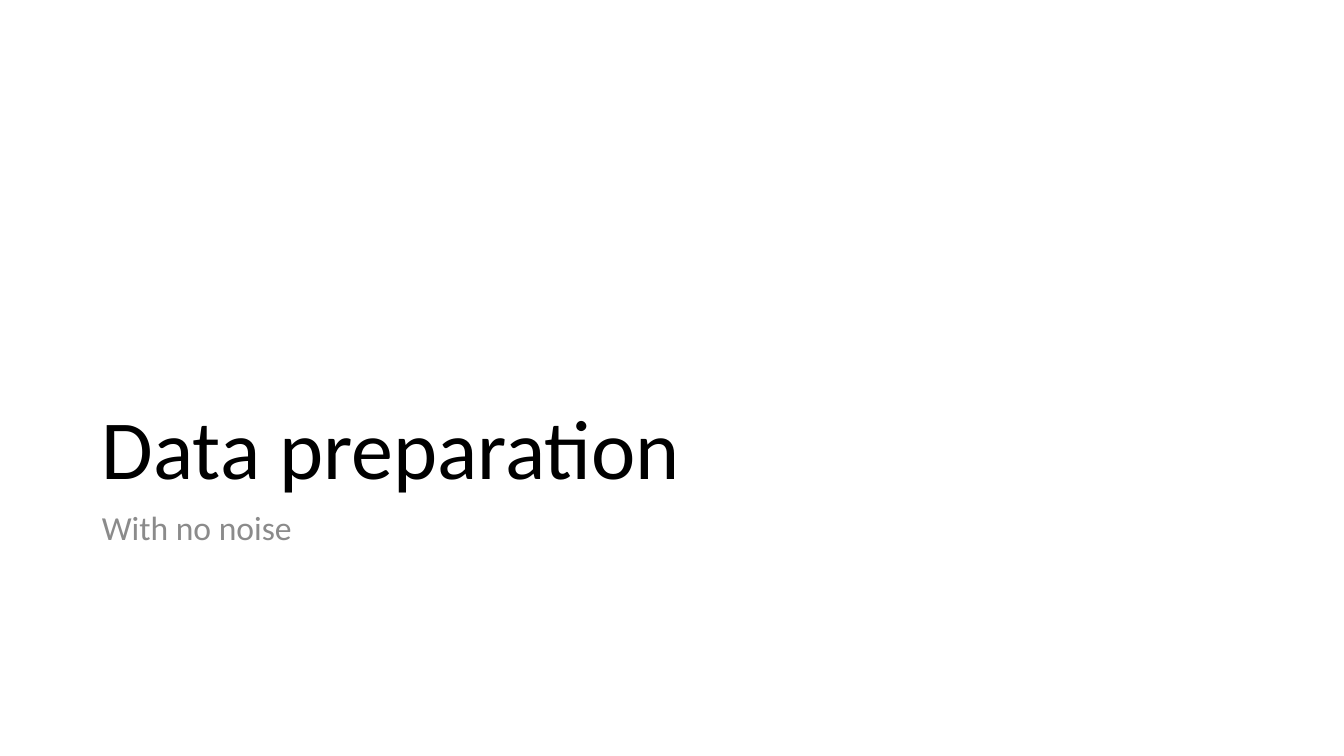
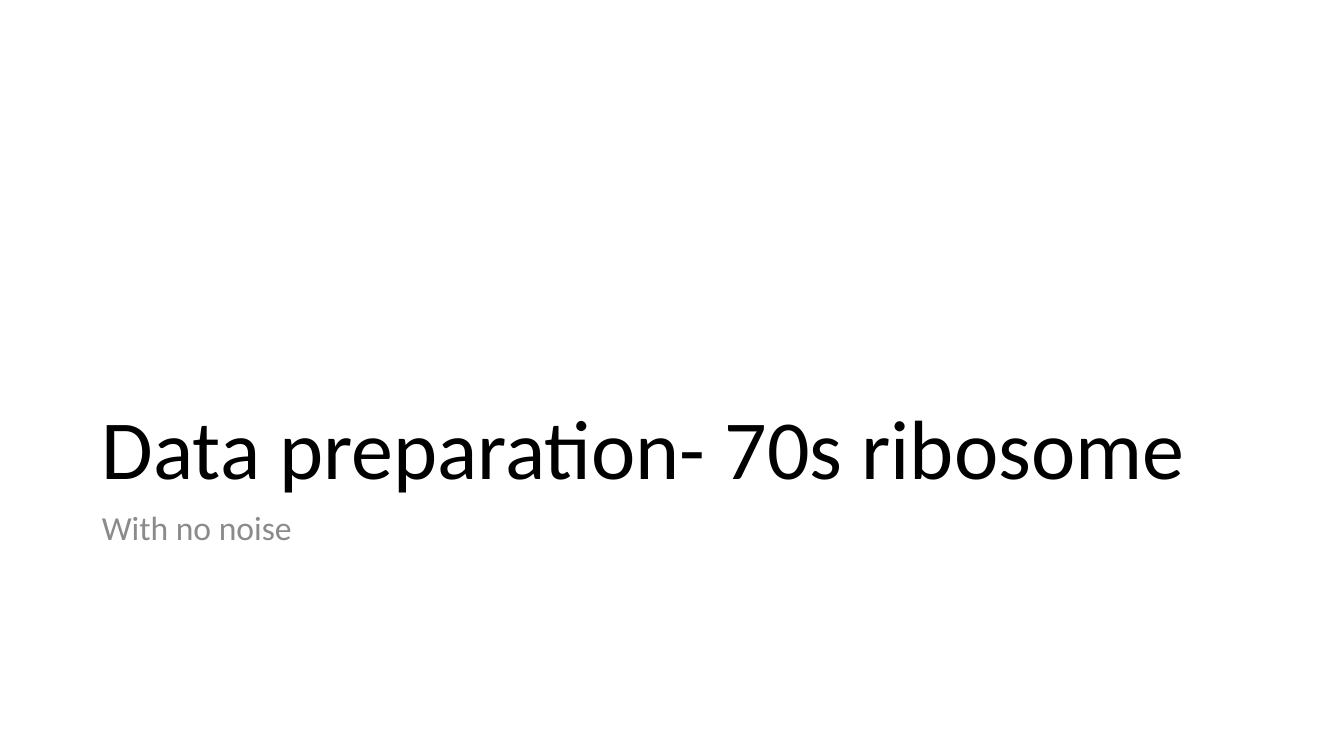
Before and after one commit to sabid-cryoem/sabid-cryoem.github.io, a slide deck: slide 7 of assets/slides/Directly reconstructing principal components of 3D protein structure density map from 2D cryo-EM projection images by 2SDR method.pptx (slide 12 before the commit). Drawn at 1344x756 pixels with LibreOffice and Linux fonts; fonts in the diff are those of the drawing. Boxes give left, top, right and bottom in pixels: in the first picture for what was removed or moved away, otherwise in the second. Text is boxed around its words. In the diff, an @@ line names an element or a change of style, - is before the commit and + after.

```diff
--- a/assets/slides/Directly reconstructing principal components of 3D protein structure density map from 2D cryo-EM projection images by 2SDR method.pptx
+++ b/assets/slides/Directly reconstructing principal components of 3D protein structure density map from 2D cryo-EM projection images by 2SDR method.pptx
@@ title at (102,420,1184,493): text changed @@
-Data preparation
+Data preparation- 70s ribosome
```
Also in this commit, not shown: 10 other slides changed, 10 slides added, 6 slides removed, 1 other file.
